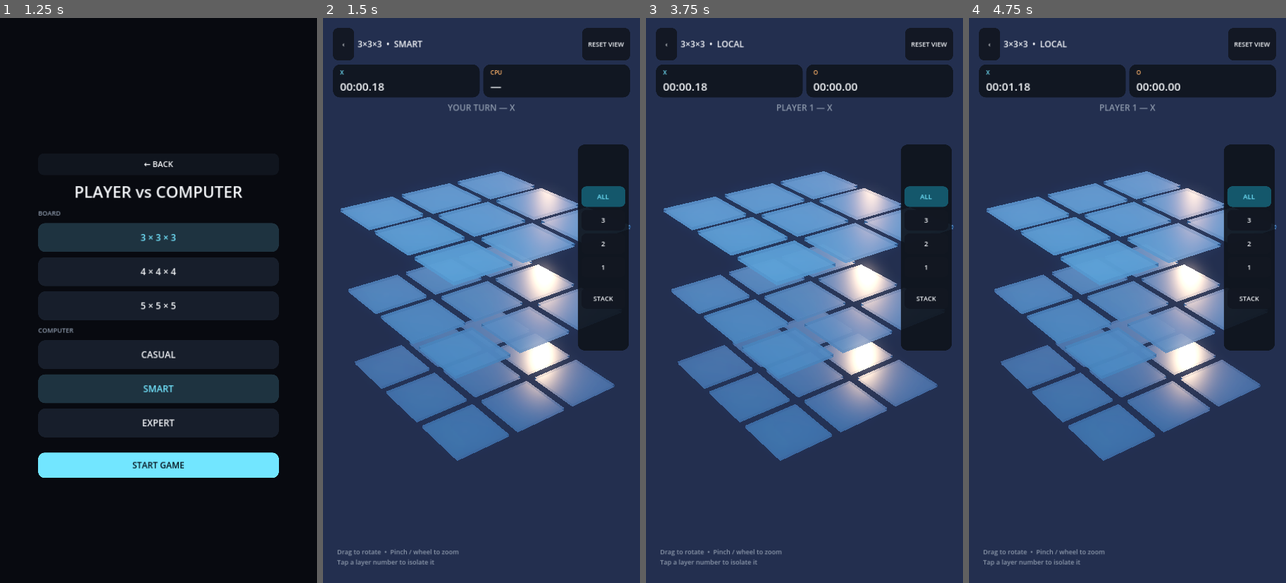
Above: before the commit, frames 1-4 (left to right).
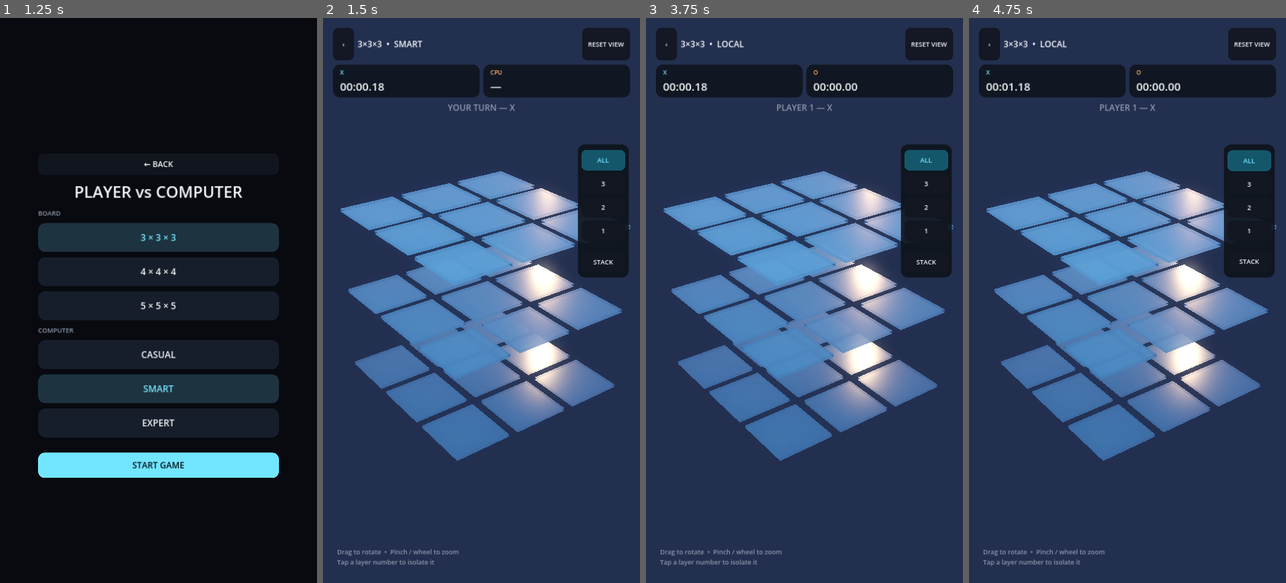
Above: after the commit, the same moments.

Repository: Creativebrook/tic3
Game: Godot game, scene res://scenes/main.tscn
Two runs of this game, one before a commit and one after it. Both use one fixed random seed, a clock stepped at 60 frames per second and the inputs below.
Inputs:
- Up to frame 1 (1.25 s): click "PLAYER vs COMPUTER" at 0.5 s
- Up to frame 2 (1.5 s): click "START GAME" at 1.25 s
- Up to frame 3 (3.75 s): click "‹" at 2 s; click "PLAYER vs PLAYER" at 2.75 s; click "START GAME" at 3.5 s
- Up to frame 4 (4.75 s): click "ALL" at 4.25 s

Frame 1 is identical in both runs. In frame 2, 3.1% of the frame differs, in the area x 80-97%, y 23-59%; in frame 3, 3.1%; in frame 4, 3.1%.

Commit message:
ui: animate adaptive side menu for stack mode

Diff:
--- a/scripts/main.gd
+++ b/scripts/main.gd
@@ -37,8 +37,10 @@
 var layer_box: VBoxContainer
 var result_panel: PanelContainer
 var side_panel: PanelContainer
+var side_panel_tween: Tween
 var layer_buttons: Array[Button] = []
 var stack_button: Button
+var stack_spacer: Control
 var highscore_size_filter := 3
 
 func _ready() -> void:
@@ -278,7 +280,7 @@
 
 	side_panel = PanelContainer.new()
 	side_panel.position = Vector2(868, 430)
-	side_panel.size = Vector2(174, 700)
+	side_panel.size = Vector2(174, _side_panel_normal_height())
 	_apply_panel_style(side_panel, Color(0.055, 0.075, 0.105, 0.90), 24)
 	hud.add_child(side_panel)
 	var margin := MarginContainer.new()
@@ -300,11 +302,12 @@
 		layer_box.add_child(layer_btn)
 		layer_buttons.append(layer_btn)
 	_refresh_layer_buttons()
-	layer_box.add_child(_spacer(16))
+	stack_spacer = _spacer(16)
+	layer_box.add_child(stack_spacer)
 	stack_button = _small_button("STACK", _toggle_stack_mode)
 	layer_box.add_child(stack_button)
 	_refresh_stack_button()
-	_refresh_side_panel_mode()
+	_refresh_side_panel_mode(false)
 
 	help_label = Label.new()
 	help_label.anchor_top = 1.0
@@ -421,34 +424,92 @@
 			side_panel.visible = false
 	)
 
-func _refresh_side_panel_mode() -> void:
+func _side_panel_normal_height() -> float:
+	# Keep the panel top edge fixed and fit its height to the selected board.
+	# 3³ = 452, 4³ = 532, 5³ = 612.
+	return 452.0 + float(max(board_size - 3, 0)) * 80.0
+
+func _refresh_side_panel_mode(animated := true) -> void:
 	if side_panel == null or board_view == null:
 		return
 
 	var compact := board_view.is_stack_mode()
+	var target_height := 186.0 if compact else _side_panel_normal_height()
+	var duration := 0.46
+
+	# Never move the menu horizontally or vertically: STACK only collapses it.
+	side_panel.position = Vector2(868, 430)
+	side_panel.custom_minimum_size = Vector2.ZERO
+	layer_box.add_theme_constant_override("separation", 10)
+	if stack_button:
+		stack_button.custom_minimum_size = Vector2(130, 70)
+
+	if is_instance_valid(side_panel_tween):
+		side_panel_tween.kill()
+
+	var numbered_buttons: Array[Button] = []
 	for button in layer_buttons:
-		var layer := int(button.get_meta("layer"))
-		# In STACK the numbered layer buttons are intentionally hidden. STACK is
-		# an analysis mode, so only ALL (exit) and STACK (current mode) are needed.
-		button.visible = not compact or layer == -1
+		button.custom_minimum_size.x = 126
+		if int(button.get_meta("layer")) >= 0:
+			numbered_buttons.append(button)
+
+	if not animated:
+		side_panel.size = Vector2(174, target_height)
+		if stack_spacer:
+			stack_spacer.visible = not compact
+			stack_spacer.custom_minimum_size = Vector2(1, 0 if compact else 16)
+		for button in numbered_buttons:
+			button.custom_minimum_size = Vector2(126, 0 if compact else 70)
+			button.modulate.a = 0.0 if compact else 1.0
+			button.visible = not compact
+		return
+
+	# Expanding: reinsert the numbered buttons at zero height, then grow them.
+	# Collapsing: their height fades to zero, so STACK glides up under ALL.
+	if not compact:
+		for button in numbered_buttons:
+			button.visible = true
+			button.custom_minimum_size = Vector2(126, 0)
+			button.modulate.a = 0.0
+		if stack_spacer:
+			stack_spacer.visible = true
+			stack_spacer.custom_minimum_size = Vector2(1, 0)
+
+	side_panel_tween = create_tween().set_trans(Tween.TRANS_QUINT).set_ease(Tween.EASE_IN_OUT)
+	side_panel_tween.set_parallel(true)
+	side_panel_tween.tween_property(side_panel, "size", Vector2(174, target_height), duration)
+
+	for button in numbered_buttons:
+		side_panel_tween.tween_property(
+			button,
+			"custom_minimum_size",
+			Vector2(126, 0 if compact else 70),
+			duration
+		)
+		side_panel_tween.tween_property(
+			button,
+			"modulate:a",
+			0.0 if compact else 1.0,
+			duration * 0.78
+		)
+
+	if stack_spacer:
+		side_panel_tween.tween_property(
+			stack_spacer,
+			"custom_minimum_size",
+			Vector2(1, 0 if compact else 16),
+			duration
+		)
 
 	if compact:
-		side_panel.position = Vector2(902, 356)
-		side_panel.size = Vector2(144, 222)
-		layer_box.add_theme_constant_override("separation", 8)
-		if stack_button:
-			stack_button.custom_minimum_size = Vector2(120, 68)
-		for button in layer_buttons:
-			if int(button.get_meta("layer")) == -1:
-				button.custom_minimum_size = Vector2(120, 68)
-	else:
-		side_panel.position = Vector2(868, 430)
-		side_panel.size = Vector2(174, 700)
-		layer_box.add_theme_constant_override("separation", 10)
-		if stack_button:
-			stack_button.custom_minimum_size = Vector2(130, 70)
-		for button in layer_buttons:
-			button.custom_minimum_size = Vector2(126, 70)
+		side_panel_tween.finished.connect(func():
+			if board_view == null or not board_view.is_stack_mode():
+				return
+			for button in numbered_buttons:
+				button.visible = false
+			if stack_spacer:
+				stack_spacer.visible = false
+		, CONNECT_ONE_SHOT)
 
 func _refresh_stack_button() -> void:
 	if stack_button == null or board_view == null:
